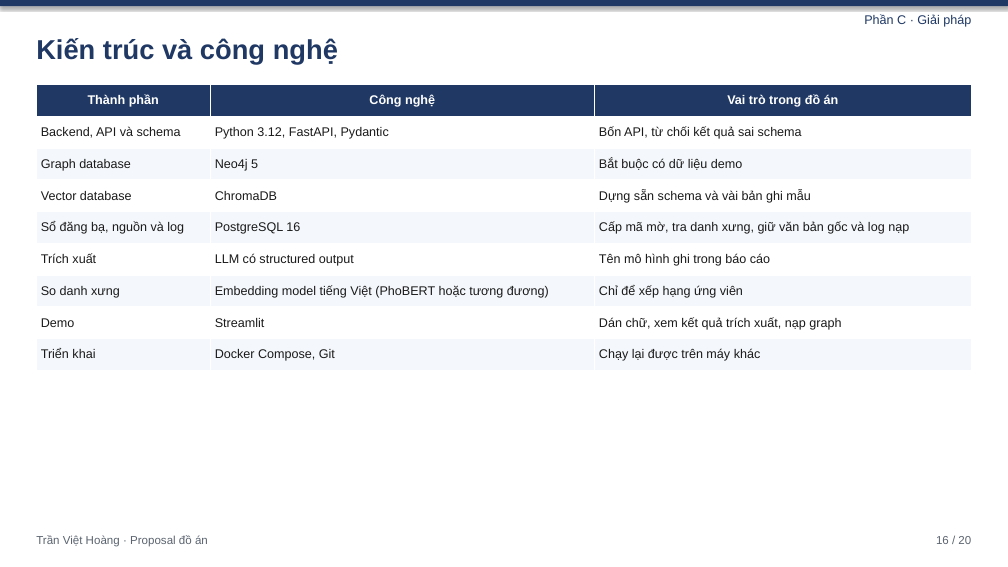
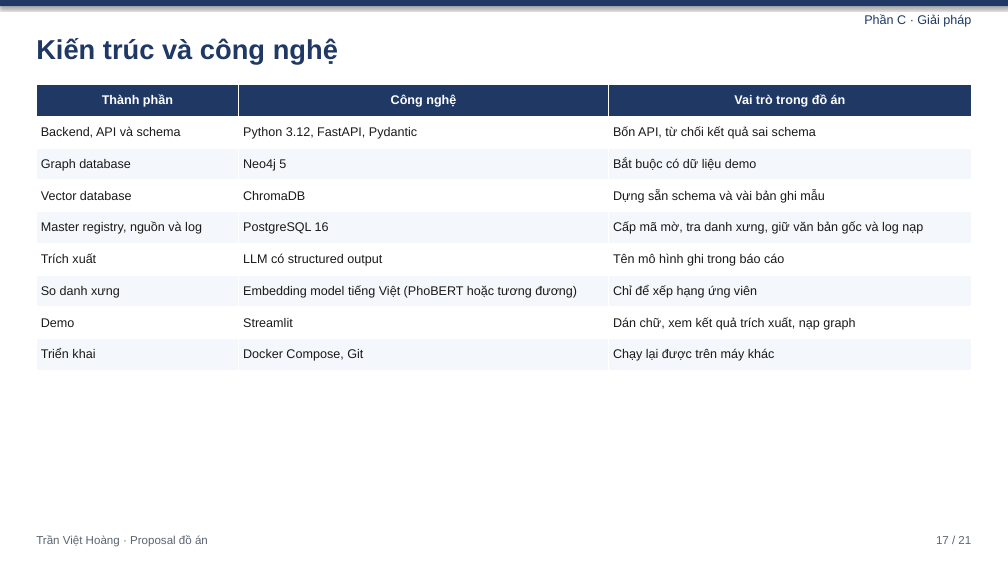
Before and after one commit to quac17/History-graph-db, a slide deck: slide 17 of Do An/slide-bao-cao-proposal.pptx (slide 16 before the commit). Drawn at 1008x567 pixels with LibreOffice and Linux fonts; fonts in the diff are those of the drawing. Boxes give left, top, right and bottom in pixels: in the first picture for what was removed or moved away, otherwise in the second. Text is boxed around its words. In the diff, an @@ line names an element or a change of style, - is before the commit and + after.

```diff
--- a/Do An/slide-bao-cao-proposal.pptx
+++ b/Do An/slide-bao-cao-proposal.pptx
@@ table at <box>36,85,972,371</box> @@
-row 5, column 1: Sổ đăng bạ, nguồn và log
+row 5, column 1: Master registry, nguồn và log
@@ text at <box>936,536,971,544</box>: text changed @@
-16 / 20
+17 / 21
```
Also in this commit, not shown: 19 other slides changed, 1 slide added, 16 other files.
